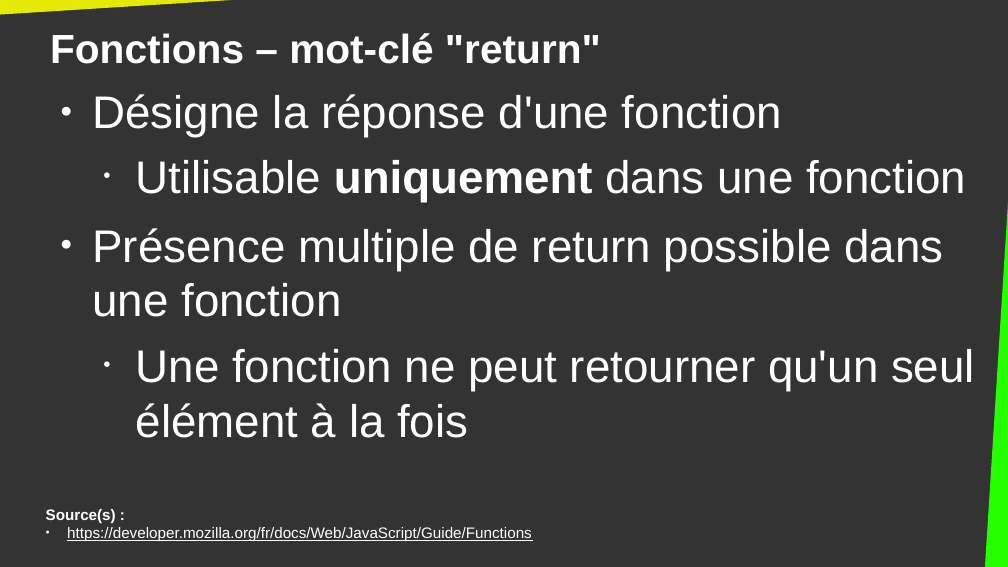
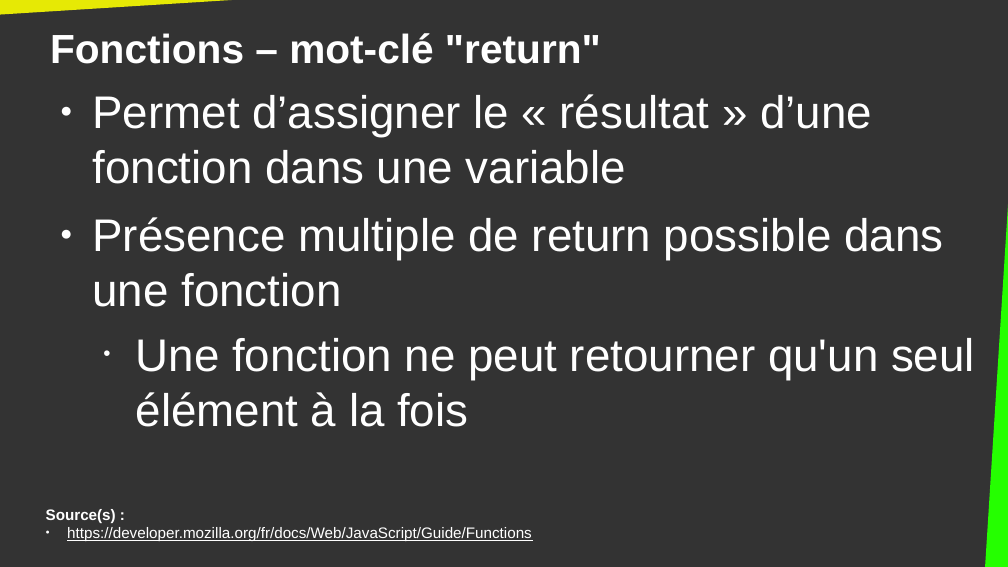
Before and after one commit to DanYellow/cours, a slide deck: slide 22 of integration-web-s2/travaux-pratiques/numero-5/presentation.odp. Drawn at 1008x567 pixels with LibreOffice and Linux fonts; fonts in the diff are those of the drawing. Boxes give left, top, right and bottom in pixels: in the first picture for what was removed or moved away, otherwise in the second. Text is boxed around its words. In the diff, an @@ line names an element or a change of style, - is before the commit and + after.

```diff
--- a/integration-web-s2/travaux-pratiques/numero-5/presentation.odp
+++ b/integration-web-s2/travaux-pratiques/numero-5/presentation.odp
@@ text at (93, 94, 872, 184): text changed @@
-● Désigne la réponse d'une fonction
-  • Utilisable uniquement dans une fonction
+● Permet d’assigner le « résultat » d’une fonction dans une variable
```
Also in this commit, not shown: 6 other slides changed, 2 other files.
